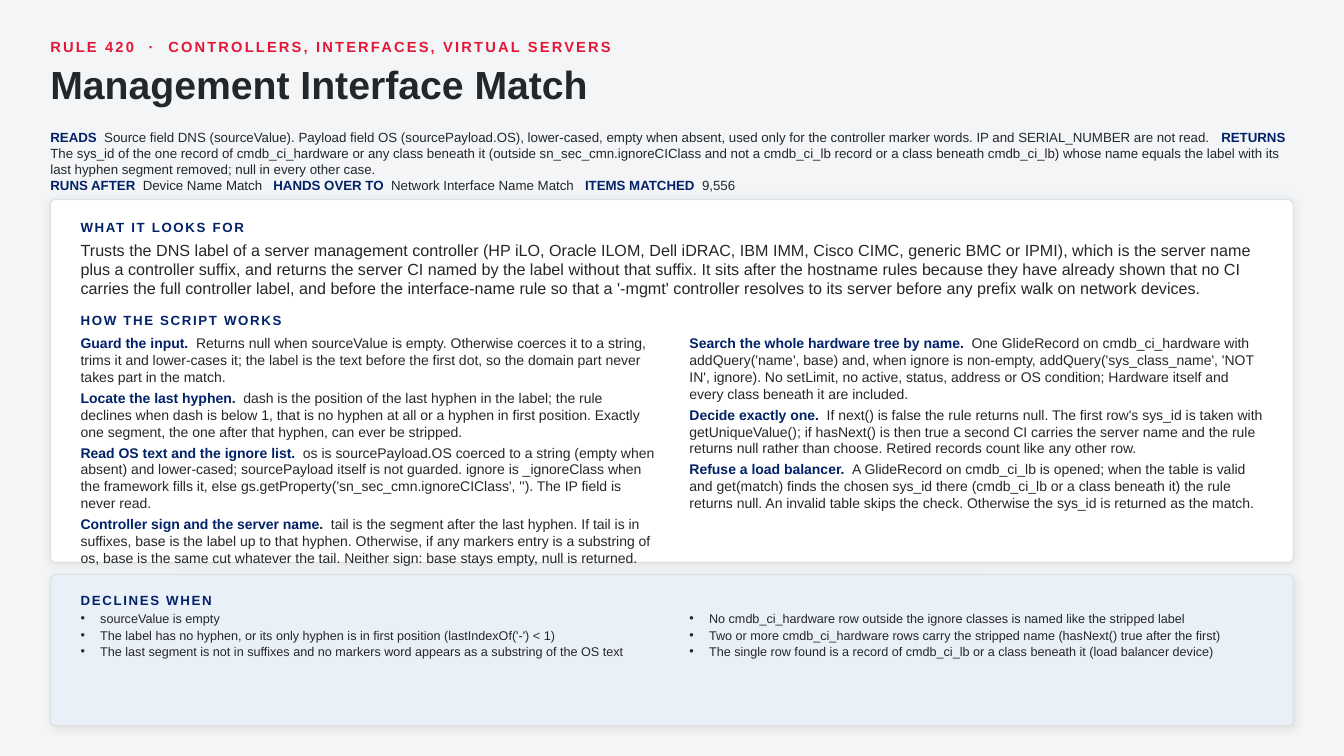
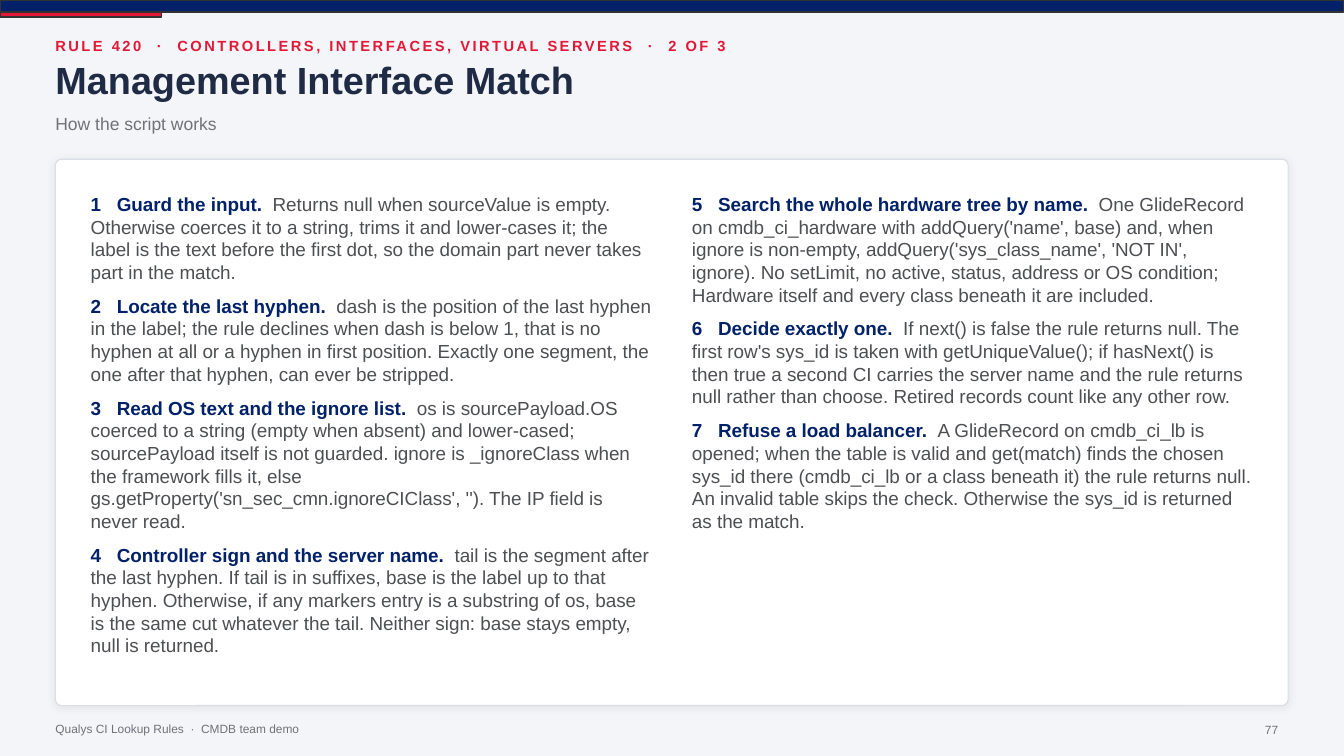
Before and after one commit to singhmihir/py, a slide deck: slide 77 of stories/qualys-ci-lookup-rules/Qualys CI Lookup Rules - CMDB Team Demo.pptx (slide 49 before the commit). Drawn at 1344x756 pixels with LibreOffice and Linux fonts; fonts in the diff are those of the drawing. Boxes give left, top, right and bottom in pixels: in the first picture for what was removed or moved away, otherwise in the second. Text is boxed around its words. In the diff, an @@ line names an element or a change of style, - is before the commit and + after.

```diff
--- a/stories/qualys-ci-lookup-rules/Qualys CI Lookup Rules - CMDB Team Demo.pptx
+++ b/stories/qualys-ci-lookup-rules/Qualys CI Lookup Rules - CMDB Team Demo.pptx
@@ background #F4F5F6 to #F3F5F8 @@
@@ rectangle added at [0,0,1344,12], fill #012169, outline #333333 1 pt @@
@@ rectangle added at [0,12,161,17], fill #E31837, outline #333333 1 pt @@
@@ text "Management Interface Match" at [55,66,574,101]: size 28 to 27 pt, text colour #24272A to #1F2A44 @@
@@ text at [55,40,725,51]: text changed @@
-RULE 420 · CONTROLLERS, INTERFACES, VIRTUAL SERVERS
+RULE 420 · CONTROLLERS, INTERFACES, VIRTUAL SERVERS · 2 OF 3
@@ text at [55,117,217,134]: text changed; size 9.5 to 12.5 pt; text colour #012169 to #6E7279; bold off @@
-HOW THE SCRIPT WORKS
+How the script works
@@ text "How the script works" at [55,117,217,134]: vertical alignment middle to top @@
@@ text removed at [50,132,1285,192] @@
-READS Source field DNS (sourceValue). Payload field OS (sourcePayload.OS), lower-cased, empty when absent, used only for the controller marker words. IP and SERIAL_NUMBER are not read. RETURNS The sys_id of the one record of cmdb_ci_hardware or any class beneath it (outside sn_sec_cmn.ignoreCIClass and not a cmdb_ci_lb record or a class beneath cmdb_ci_lb) whose name equals the label with its last hyphen segment removed; null in every other case.
-RUNS AFTER Device Name Match HANDS OVER TO Network Interface Name Match ITEMS MATCHED 9,556
@@ rounded rectangle: place and size @@
-rounded rectangle at [50,200,1294,563]
+rounded rectangle at [55,159,1289,706]
@@ rounded rectangle at [55,159,1289,706]: outline #DDE0E3 0.75 pt to #D8DDE6 0.75 pt; shadow changed; proportions changed @@
@@ text at [91,197,651,652]: text changed; size 10 to 13.5 pt; text colour #24272A to #4D4F53 @@
-• Guard the input. Returns null when sourceValue is empty. Otherwise coerces it to a string, trims it and lower-cases it; the label is the text before the first dot, so the domain part never takes part in the match.
-• Locate the last hyphen. dash is the position of the last hyphen in the label; the rule declines when dash is below 1, that is no hyphen at all or a hyphen in first position. Exactly one segment, the one after that hyphen, can ever be stripped.
-• Read OS text and the ignore list. os is sourcePayload.OS coerced to a string (empty when absent) and lower-cased; sourcePayload itself is not guarded. ignore is _ignoreClass when the framework fills it, else gs.getProperty('sn_sec_cmn.ignoreCIClass', ''). The IP field is never read.
-• Controller sign and the server name. tail is the segment after the last hyphen. If tail is in suffixes, base is the label up to that hyphen. Otherwise, if any markers entry is a substring of os, base is the same cut whatever the tail. Neither sign: base stays empty, null is returned.
+1 Guard the input. Returns null when sourceValue is empty. Otherwise coerces it to a string, trims it and lower-cases it; the label is the text before the first dot, so the domain part never takes part in the match.
+2 Locate the last hyphen. dash is the position of the last hyphen in the label; the rule declines when dash is below 1, that is no hyphen at all or a hyphen in first position. Exactly one segment, the one after that hyphen, can ever be stripped.
+3 Read OS text and the ignore list. os is sourcePayload.OS coerced to a string (empty when absent) and lower-cased; sourcePayload itself is not guarded. ignore is _ignoreClass when the framework fills it, else gs.getProperty('sn_sec_cmn.ignoreCIClass', ''). The IP field is never read.
+4 Controller sign and the server name. tail is the segment after the last hyphen. If tail is in suffixes, base is the label up to that hyphen. Otherwise, if any markers entry is a substring of os, base is the same cut whatever the tail. Neither sign: base stays empty, null is returned.
@@ text at [692,197,1251,528]: text changed; size 10 to 13.5 pt; text colour #24272A to #4D4F53 @@
-• Search the whole hardware tree by name. One GlideRecord on cmdb_ci_hardware with addQuery('name', base) and, when ignore is non-empty, addQuery('sys_class_name', 'NOT IN', ignore). No setLimit, no active, status, address or OS condition; Hardware itself and every class beneath it are included.
-• Decide exactly one. If next() is false the rule returns null. The first row's sys_id is taken with getUniqueValue(); if hasNext() is then true a second CI carries the server name and the rule returns null rather than choose. Retired records count like any other row.
-• Refuse a load balancer. A GlideRecord on cmdb_ci_lb is opened; when the table is valid and get(match) finds the chosen sys_id there (cmdb_ci_lb or a class beneath it) the rule returns null. An invalid table skips the check. Otherwise the sys_id is returned as the match.
+5 Search the whole hardware tree by name. One GlideRecord on cmdb_ci_hardware with addQuery('name', base) and, when ignore is non-empty, addQuery('sys_class_name', 'NOT IN', ignore). No setLimit, no active, status, address or OS condition; Hardware itself and every class beneath it are included.
+6 Decide exactly one. If next() is false the rule returns null. The first row's sys_id is taken with getUniqueValue(); if hasNext() is then true a second CI carries the server name and the rule returns null rather than choose. Retired records count like any other row.
+7 Refuse a load balancer. A GlideRecord on cmdb_ci_lb is opened; when the table is valid and get(match) finds the chosen sys_id there (cmdb_ci_lb or a class beneath it) the rule returns null. An invalid table skips the check. Otherwise the sys_id is returned as the match.
@@ text removed at [81,214,1291,240] @@
-WHAT IT LOOKS FOR
@@ text removed at [81,244,1250,298] @@
-Trusts the DNS label of a server management controller (HP iLO, Oracle ILOM, Dell iDRAC, IBM IMM, Cisco CIMC, generic BMC or IPMI), which is the server name plus a controller suffix, and returns the server CI named by the label without that suffix. It sits after the hostname rules because they have already shown that no CI carries the full controller label, and before the interface-name rule so that a '-mgmt' controller resolves to its server before any prefix walk on network devices.
@@ rounded rectangle removed at [50,575,1294,726] @@
@@ text removed at [81,595,212,605] @@
-DECLINES WHEN
@@ text removed at [100,614,623,659] @@
-• sourceValue is empty
-• The label has no hyphen, or its only hyphen is in first position (lastIndexOf('-') < 1)
-• The last segment is not in suffixes and no markers word appears as a substring of the OS text
@@ text removed at [709,614,1221,659] @@
-• No cmdb_ci_hardware row outside the ignore classes is named like the stripped label
-• Two or more cmdb_ci_hardware rows carry the stripped name (hasNext() true after the first)
-• The single row found is a record of cmdb_ci_lb or a class beneath it (load balancer device)
@@ text added at [55,724,299,736], 8.5 pt, text #6E7279 @@
+Qualys CI Lookup Rules · CMDB team demo
@@ page number added at [1265,726,1278,734], 8.5 pt, text #6E7279 @@
+77
```
Also in this commit, not shown: 85 other slides changed, 48 slides added, 3 other files.
